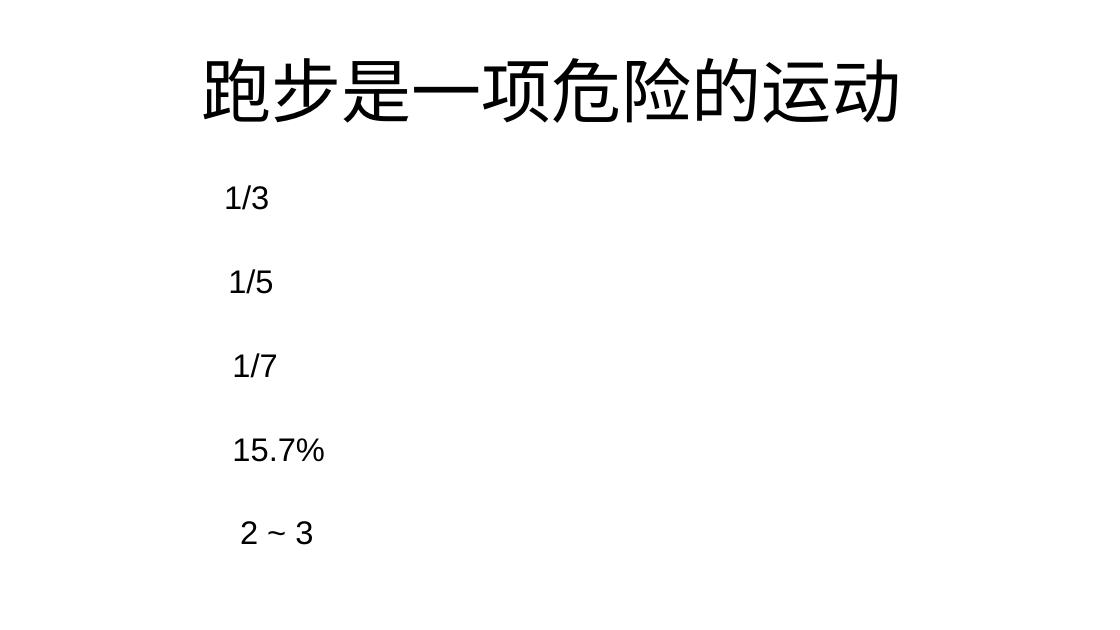
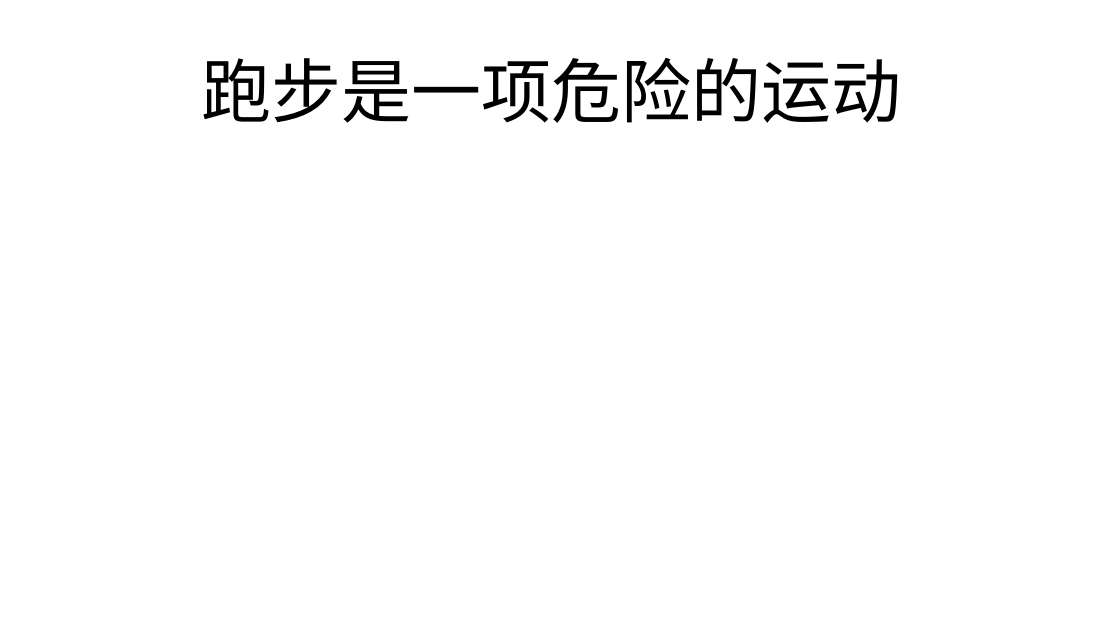
Before and after one commit to FredJiangFei/freetalk, a slide deck: slide 2 of 跑鞋/prod.pptx. Drawn at 1120x630 pixels with LibreOffice and Linux fonts; fonts in the diff are those of the drawing. Boxes give left, top, right and bottom in pixels: in the first picture for what was removed or moved away, otherwise in the second. Text is boxed around its words. In the diff, an @@ line names an element or a change of style, - is before the commit and + after.

Commit message:
pao

```diff
--- a/跑鞋/prod.pptx
+++ b/跑鞋/prod.pptx
@@ text removed at <box>224,185,269,210</box> @@
-1/3
@@ text removed at <box>228,269,273,294</box> @@
-1/5
@@ text removed at <box>232,353,277,378</box> @@
-1/7
@@ text removed at <box>232,438,325,462</box> @@
-15.7%
@@ text removed at <box>240,521,313,545</box> @@
-2 ~ 3
```
Also in this commit, not shown: 1 other slide changed, 11 slides added, 1 slide removed.
